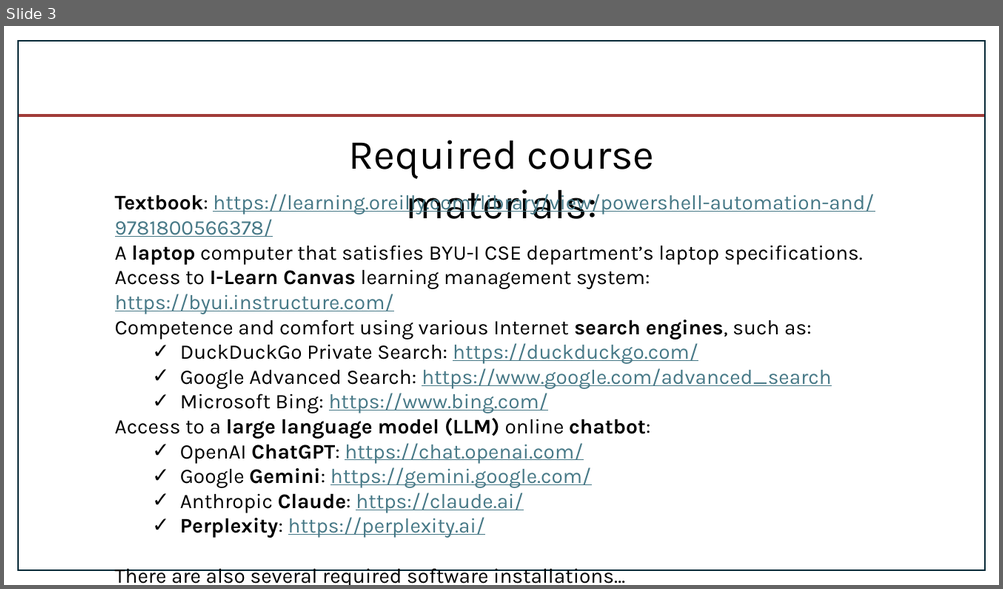
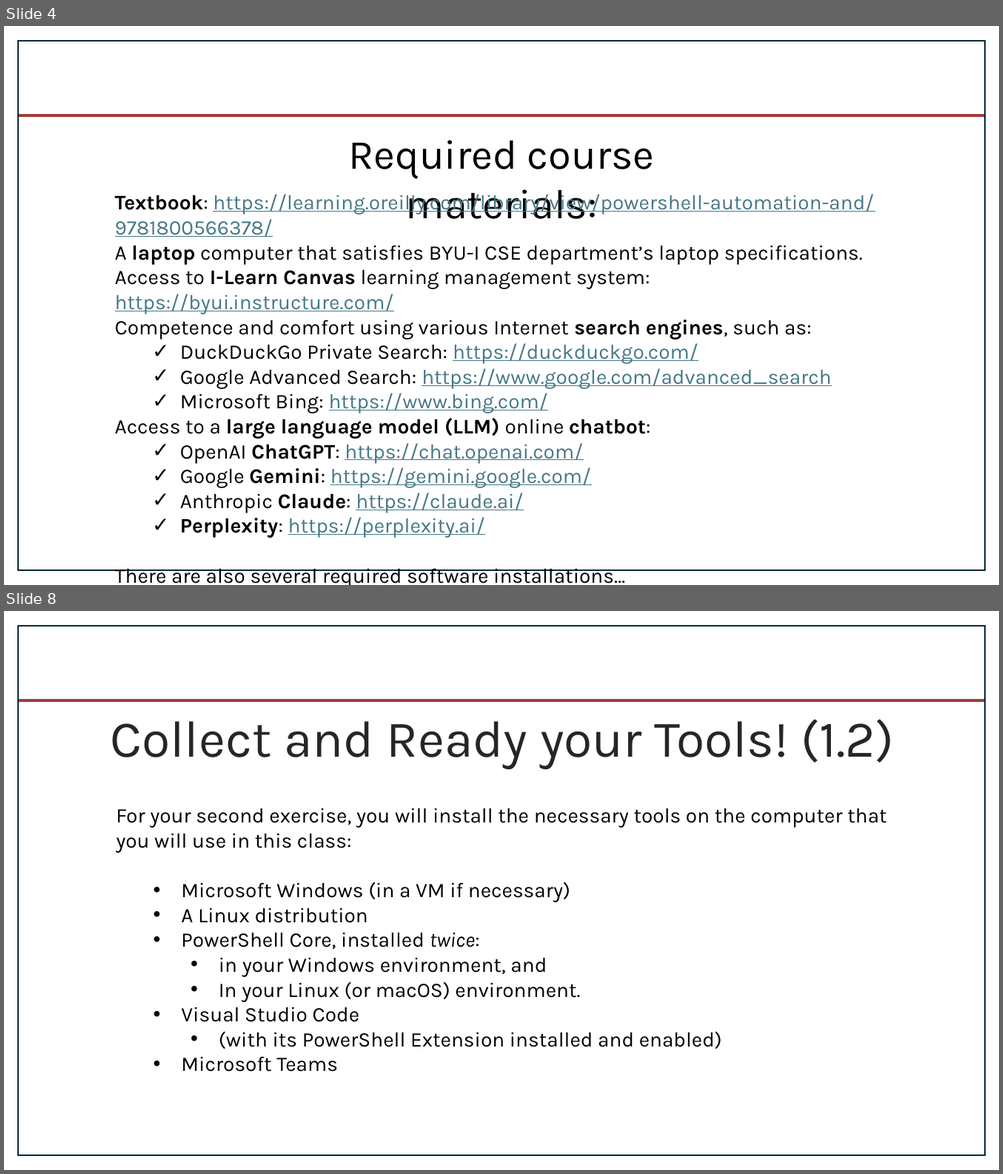
Before and after one commit to byui-cyber360/content, a slide deck: CYBER360-1.1-1.2-Intro-Toolsets.pptx. Shown one above the other, each under a label of ours: slide 3 before the commit, slides 4 and 8 after it; the slides between them are not shown. The pictures are 1003x589 and 1003x1174 pixels, drawn with LibreOffice and Linux fonts; fonts in the diff are those of the drawing; background and template pictures are left out. Boxes give left, top, right and bottom in pixels: in the first picture for what was removed or moved away, otherwise in the second. Text is boxed around its words. In the diff, an @@ line names an element or a change of style, - is before the commit and + after.

```diff
--- a/CYBER360-1.1-1.2-Intro-Toolsets.pptx
+++ b/CYBER360-1.1-1.2-Intro-Toolsets.pptx
@@ slide 8 added at box(4, 611, 999, 1170), background #FFFFFF; not listed: 2 template elements that a slide beside it also shows @@
@@ text added at box(110, 719, 894, 769), 50 pt, text #262626 @@
+Collect and Ready your Tools! (1.2)
@@ text added at box(116, 808, 886, 1072), 20 pt, text #000000 @@
+For your second exercise, you will install the necessary tools on the computer that you will use in this class:
+  • Microsoft Windows (in a VM if necessary)
+  • A Linux distribution
+  • PowerShell Core, installed twice:
+    • in your Windows environment, and
+    • In your Linux (or macOS) environment.
+  • Visual Studio Code
+    • (with its PowerShell Extension installed and enabled)
+  • Microsoft Teams
@@ what was slide 3 is now slide 4 @@
```
Also in this commit, not shown: 4 slides changed, 2 other slides added, 1 other file.
